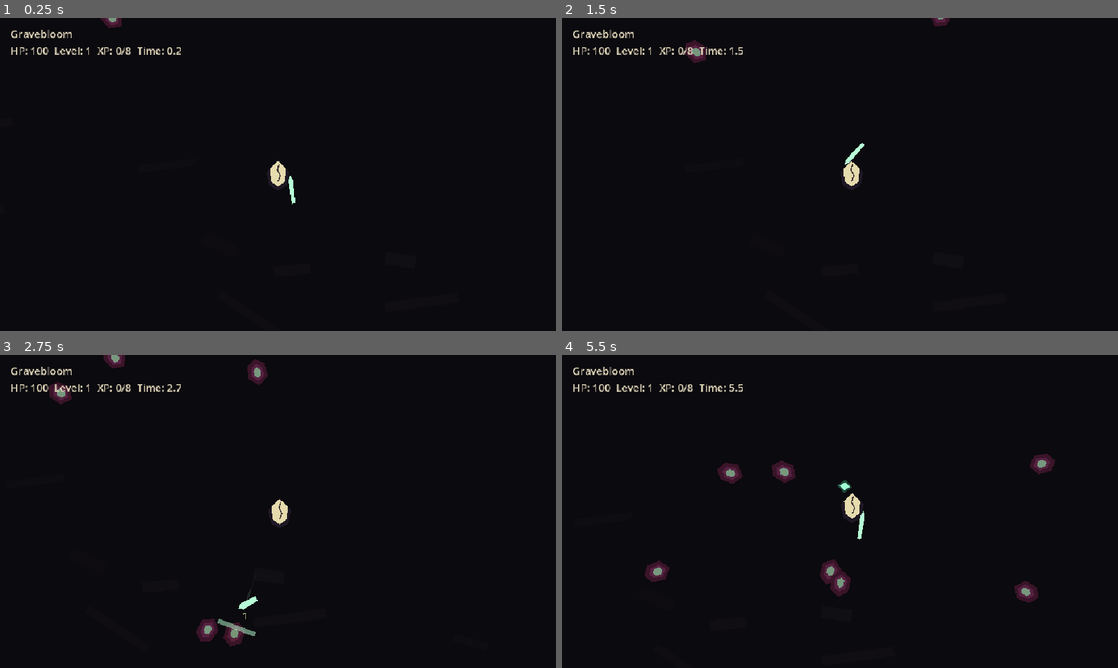
Above: before the commit, frames 1-4 (two rows, left to right).
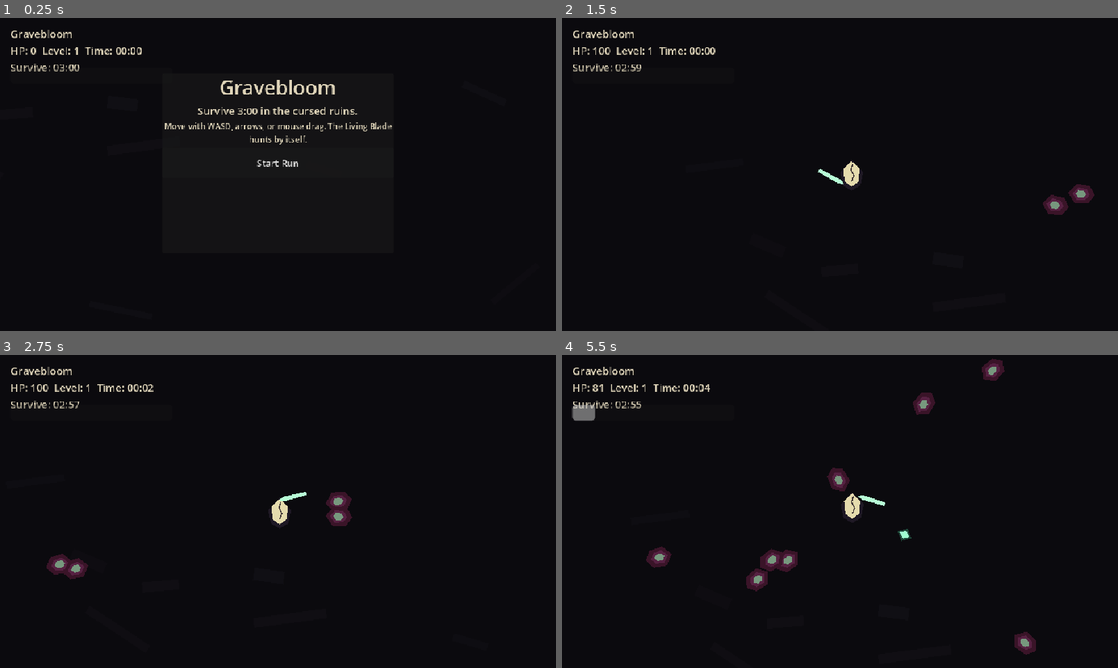
Above: after the commit, the same moments.

Repository: kotlinhustle/gravebloom
Game: Godot game, scene res://scenes/main.tscn
The game is run twice, just before and just after one commit, with the same random seed, the same clock (stepped at 60 frames per second) and the same inputs.
Inputs (mouse positions are in pixels of both pictures, inside the frame that each line leads up to):
- Up to frame 1 (0.25 s): no input
- Up to frame 2 (1.5 s): click (840, 161) at 0.5 s, where only the run after the commit has a clickable "Start Run"; tap Enter at 1.25 s; move the mouse to (962, 158) at 1.27 s; hold D from 1.28 s (still down); click (962, 158) at 1.42 s
- Up to frame 3 (2.75 s): release D at 2 s; drag from (166, 527) to (250, 574) at 2.02 s
- Up to frame 4 (5.5 s): move the mouse to (895, 442) at 2.77 s; hold D 2.78-3.5 s; click (895, 442) at 2.92 s; drag from (812, 574) to (673, 464) at 3.52 s; move the mouse to (1006, 558) at 4.27 s; hold A 4.28-5 s; click (1006, 558) at 4.42 s; drag from (673, 464) to (756, 433) at 5.02 s

The runs differ from the first frame. In frame 1, 2.1% of the frame differs, in the area x 2-71%, y 0-60%; in frame 2, 1.1%; in frame 3, 2.3%; in frame 4, 4.0%, in the area x 1-89%, y 1-96%.

Commit message:
Add run flow and miniboss objective

Diff:
--- a/scripts/enemy.gd
+++ b/scripts/enemy.gd
@@ -9,6 +9,8 @@
 var max_health := 2
 var health := 2
 var is_dead := false
+var xp_value := 1
+var is_miniboss := false
 var knockback_velocity := Vector2.ZERO
 
 func _physics_process(delta: float) -> void:
--- a/scripts/main.gd
+++ b/scripts/main.gd
@@ -5,6 +5,9 @@
 const XPShardScene := preload("res://scenes/xp_shard.tscn")
 const LivingBladeScene := preload("res://scenes/living_blade.tscn")
 const CombatFxScript := preload("res://scripts/combat_fx.gd")
+
+const RUN_DURATION := 180.0
+const MINIBOSS_TIME := 150.0
 
 var player: Player
 var living_blade: Node2D
@@ -17,28 +20,37 @@
 var xp_to_next := 8
 var shard_pull_range := 95.0
 var paused_for_upgrade := false
+var game_state := "start"
+var miniboss_spawned := false
+var last_run_result := ""
 
 @onready var world := Node2D.new()
 @onready var fx_layer := Node2D.new()
 @onready var ui_layer := CanvasLayer.new()
 @onready var hud := Label.new()
+@onready var xp_bar := ProgressBar.new()
 @onready var upgrade_panel := PanelContainer.new()
 @onready var upgrade_list := VBoxContainer.new()
+@onready var overlay_panel := PanelContainer.new()
+@onready var overlay_list := VBoxContainer.new()
 
 func _ready() -> void:
 	randomize()
 	add_child(world)
 	add_child(fx_layer)
 	_build_arena()
-	_spawn_player()
 	_build_ui()
+	_show_start_screen()
 
 func _process(delta: float) -> void:
-	if player == null or player.is_dead:
-		return
-	if paused_for_upgrade:
+	if game_state != "running":
 		return
 	elapsed += delta
+	if elapsed >= RUN_DURATION:
+		_show_victory()
+		return
+	if not miniboss_spawned and elapsed >= MINIBOSS_TIME:
+		_spawn_miniboss()
 	spawn_timer -= delta
 	if spawn_timer <= 0.0:
 		_spawn_enemy_wave()
@@ -77,43 +89,105 @@
 	hud.add_theme_font_size_override("font_size", 18)
 	hud.add_theme_color_override("font_color", Color(0.88, 0.84, 0.73))
 	ui_layer.add_child(hud)
+	xp_bar.position = Vector2(18, 86)
+	xp_bar.size = Vector2(280, 18)
+	xp_bar.max_value = xp_to_next
+	xp_bar.value = xp
+	xp_bar.show_percentage = false
+	ui_layer.add_child(xp_bar)
 	upgrade_panel.visible = false
 	upgrade_panel.process_mode = Node.PROCESS_MODE_ALWAYS
-	upgrade_panel.position = Vector2(320, 118)
-	upgrade_panel.custom_minimum_size = Vector2(320, 260)
+	upgrade_panel.position = Vector2(260, 104)
+	upgrade_panel.custom_minimum_size = Vector2(440, 300)
 	ui_layer.add_child(upgrade_panel)
 	upgrade_panel.add_child(upgrade_list)
+	overlay_panel.visible = false
+	overlay_panel.process_mode = Node.PROCESS_MODE_ALWAYS
+	overlay_panel.position = Vector2(280, 96)
+	overlay_panel.custom_minimum_size = Vector2(400, 310)
+	ui_layer.add_child(overlay_panel)
+	overlay_panel.add_child(overlay_list)
+	_update_hud()
+
+func _show_start_screen() -> void:
+	game_state = "start"
+	get_tree().paused = true
+	overlay_panel.visible = true
+	_clear_container(overlay_list)
+	_add_overlay_label("Gravebloom", 34)
+	_add_overlay_label("Survive 3:00 in the cursed ruins.", 18)
+	_add_overlay_label("Move with WASD, arrows, or mouse drag. The Living Blade hunts by itself.", 14)
+	_add_overlay_button("Start Run", _start_run)
+
+func _start_run() -> void:
+	_reset_run()
+	overlay_panel.visible = false
+	game_state = "running"
+	get_tree().paused = false
+
+func _reset_run() -> void:
+	_clear_world_entities()
+	elapsed = 0.0
+	spawn_timer = 0.0
+	level = 1
+	xp = 0
+	xp_to_next = 8
+	paused_for_upgrade = false
+	miniboss_spawned = false
+	last_run_result = ""
+	_spawn_player()
 	_update_hud()
 
 func _spawn_enemy_wave() -> void:
 	var count := 2 + int(elapsed / 20.0)
 	for i in range(count):
-		var enemy: Enemy = EnemyScene.instantiate()
 		var is_brute: bool = randf() < min(0.28, 0.04 + elapsed / 360.0)
-		enemy.max_health = 2 + int(elapsed / 45.0)
-		if is_brute:
-			enemy.max_health += 4
-		enemy.health = enemy.max_health
-		enemy.speed = randf_range(56.0, 86.0) + elapsed * 0.15
-		if is_brute:
-			enemy.speed *= 0.68
-			enemy.scale = Vector2.ONE * 1.45
-		enemy.position = player.position + Vector2.RIGHT.rotated(randf() * TAU) * randf_range(360.0, 520.0)
-		enemy.target = player
-		enemy.damaged.connect(_on_enemy_damaged)
-		enemy.died.connect(_on_enemy_died)
-		enemies.append(enemy)
-		world.add_child(enemy)
+		_spawn_enemy(is_brute, false)
+
+func _spawn_enemy(is_brute: bool, is_miniboss: bool) -> void:
+	var enemy: Enemy = EnemyScene.instantiate()
+	enemy.max_health = 2 + int(elapsed / 45.0)
+	enemy.speed = randf_range(56.0, 86.0) + elapsed * 0.15
+	enemy.xp_value = 1
+	if is_brute:
+		enemy.max_health += 4
+		enemy.speed *= 0.68
+		enemy.scale = Vector2.ONE * 1.45
+		enemy.xp_value = 2
+	if is_miniboss:
+		enemy.is_miniboss = true
+		enemy.max_health = 34 + int(elapsed / 10.0)
+		enemy.speed = 46.0
+		enemy.scale = Vector2.ONE * 2.25
+		enemy.xp_value = 12
+	enemy.health = enemy.max_health
+	enemy.position = player.position + Vector2.RIGHT.rotated(randf() * TAU) * randf_range(360.0, 520.0)
+	enemy.target = player
+	enemy.damaged.connect(_on_enemy_damaged)
+	enemy.died.connect(_on_enemy_died.bind(enemy.xp_value, enemy.is_miniboss))
+	enemies.append(enemy)
+	world.add_child(enemy)
+
+func _spawn_miniboss() -> void:
+	miniboss_spawned = true
+	_spawn_enemy(false, true)
+	CombatFxScript.ring(fx_layer, player.global_position, Color(0.9, 0.55, 0.72, 0.9), 260.0, 0.7)
+	_flash_overlay_text("A Grave Warden wakes")
 
 func _on_enemy_damaged(enemy_position: Vector2, amount: int) -> void:
 	CombatFxScript.damage_number(fx_layer, enemy_position, amount)
 
-func _on_enemy_died(enemy_position: Vector2) -> void:
-	CombatFxScript.burst(fx_layer, enemy_position, Color(0.55, 1.0, 0.72, 0.9), 12)
+func _on_enemy_died(enemy_position: Vector2, xp_value: int = 1, was_miniboss: bool = false) -> void:
+	CombatFxScript.burst(fx_layer, enemy_position, Color(0.55, 1.0, 0.72, 0.9), 18 if was_miniboss else 12)
 	var shard: XPShard = XPShardScene.instantiate()
 	shard.position = enemy_position
+	shard.value = xp_value
+	if xp_value > 1:
+		shard.scale = Vector2.ONE * min(2.0, 1.0 + float(xp_value) / 10.0)
 	shards.append(shard)
 	world.add_child(shard)
+	if was_miniboss:
+		_flash_overlay_text("Grave Warden broken")
 	_compact_enemies()
 
 func _update_shards(delta: float) -> void:
@@ -149,7 +223,8 @@
 		if not is_instance_valid(enemy):
 			continue
 		if enemy.global_position.distance_to(player.global_position) < 30.0:
-			player.take_damage(18.0 * delta)
+			var damage := 32.0 if enemy.is_miniboss else 18.0
+			player.take_damage(damage * delta)
 			if player.is_dead:
 				_show_game_over()
 
@@ -160,16 +235,13 @@
 	CombatFxScript.ring(fx_layer, player.global_position, Color(0.7, 1.0, 0.84, 0.85), 170.0, 0.55)
 	CombatFxScript.burst(fx_layer, player.global_position, Color(0.78, 1.0, 0.9, 0.9), 24)
 	paused_for_upgrade = true
+	game_state = "upgrade"
 	get_tree().paused = true
 	_show_upgrades()
 
 func _show_upgrades() -> void:
-	for child in upgrade_list.get_children():
-		child.queue_free()
-	var title := Label.new()
-	title.text = "Choose a relic"
-	title.horizontal_alignment = HORIZONTAL_ALIGNMENT_CENTER
-	title.add_theme_font_size_override("font_size", 24)
+	_clear_container(upgrade_list)
+	var title := _make_label("Choose a relic", 26)
 	upgrade_list.add_child(title)
 	_add_upgrade_button("Sharpen Living Blade", "_upgrade_damage")
 	_add_upgrade_button("Quicken the Curse", "_upgrade_cooldown")
@@ -190,6 +262,7 @@
 		call(method_name)
 	upgrade_panel.visible = false
 	paused_for_upgrade = false
+	game_state = "running"
 	get_tree().paused = false
 
 func _upgrade_damage() -> void:
@@ -202,14 +275,92 @@
 	living_blade.widen_reach()
 
 func _show_game_over() -> void:
+	if game_state == "game_over":
+		return
+	game_state = "game_over"
+	last_run_result = "The Masked Wanderer fell"
 	get_tree().paused = true
-	hud.text = "Gravebloom\nThe Masked Wanderer fell\nTime: %.1f" % elapsed
+	_show_result_screen(false)
+
+func _show_victory() -> void:
+	game_state = "victory"
+	last_run_result = "The curse recedes"
+	get_tree().paused = true
+	_show_result_screen(true)
+
+func _show_result_screen(victory: bool) -> void:
+	overlay_panel.visible = true
+	_clear_container(overlay_list)
+	_add_overlay_label("Victory" if victory else "Run Ended", 32)
+	_add_overlay_label(last_run_result, 20)
+	_add_overlay_label("Time: %s   Level: %d" % [_format_time(elapsed), level], 18)
+	_add_overlay_button("Restart", _start_run)
 
 func _update_hud() -> void:
-	hud.text = "Gravebloom\nHP: %d  Level: %d  XP: %d/%d  Time: %.1f" % [
-		int(ceil(player.health)),
+	var remaining: float = max(0.0, RUN_DURATION - elapsed)
+	var health_value := 0
+	if player != null:
+		health_value = int(ceil(player.health))
+	hud.text = "Gravebloom\nHP: %d  Level: %d  Time: %s\nSurvive: %s" % [
+		health_value,
 		level,
-		xp,
-		xp_to_next,
-		elapsed
+		_format_time(elapsed),
+		_format_time(remaining)
 	]
+	xp_bar.max_value = xp_to_next
+	xp_bar.value = xp
+
+func _format_time(time_value: float) -> String:
+	var total_seconds: int = int(max(0.0, floor(time_value)))
+	var minutes: int = total_seconds / 60
+	var seconds: int = total_seconds % 60
+	return "%02d:%02d" % [minutes, seconds]
+
+func _clear_container(container: Node) -> void:
+	for child in container.get_children():
+		child.queue_free()
+
+func _make_label(text: String, font_size: int) -> Label:
+	var label := Label.new()
+	label.text = text
+	label.horizontal_alignment = HORIZONTAL_ALIGNMENT_CENTER
+	label.autowrap_mode = TextServer.AUTOWRAP_WORD_SMART
+	label.add_theme_font_size_override("font_size", font_size)
+	label.add_theme_color_override("font_color", Color(0.88, 0.84, 0.73))
+	return label
+
+func _add_overlay_label(text: String, font_size: int) -> void:
+	overlay_list.add_child(_make_label(text, font_size))
+
+func _add_overlay_button(text: String, callback: Callable) -> void:
+	var button := Button.new()
+	button.text = text
+	button.custom_minimum_size = Vector2(320, 52)
+	button.pressed.connect(callback)
+	overlay_list.add_child(button)
+
+func _flash_overlay_text(text: String) -> void:
+	var label := _make_label(text, 26)
+	label.global_position = Vector2(325, 56)
+	ui_layer.add_child(label)
+	var tween := create_tween()
+	tween.set_parallel(true)
+	tween.tween_property(label, "global_position", label.global_position + Vector2(0, -32), 1.1)
+	tween.tween_property(label, "modulate:a", 0.0, 1.1)
+	tween.chain().tween_callback(label.queue_free)
+
+func _clear_world_entities() -> void:
+	for enemy in enemies:
+		if is_instance_valid(enemy):
+			enemy.queue_free()
+	for shard in shards:
+		if is_instance_valid(shard):
+			shard.queue_free()
+	if is_instance_valid(player):
+		player.queue_free()
+	if is_instance_valid(living_blade):
+		living_blade.queue_free()
+	enemies.clear()
+	shards.clear()
+	player = null
+	living_blade = null
Not shown, changed: AGENTS.md
